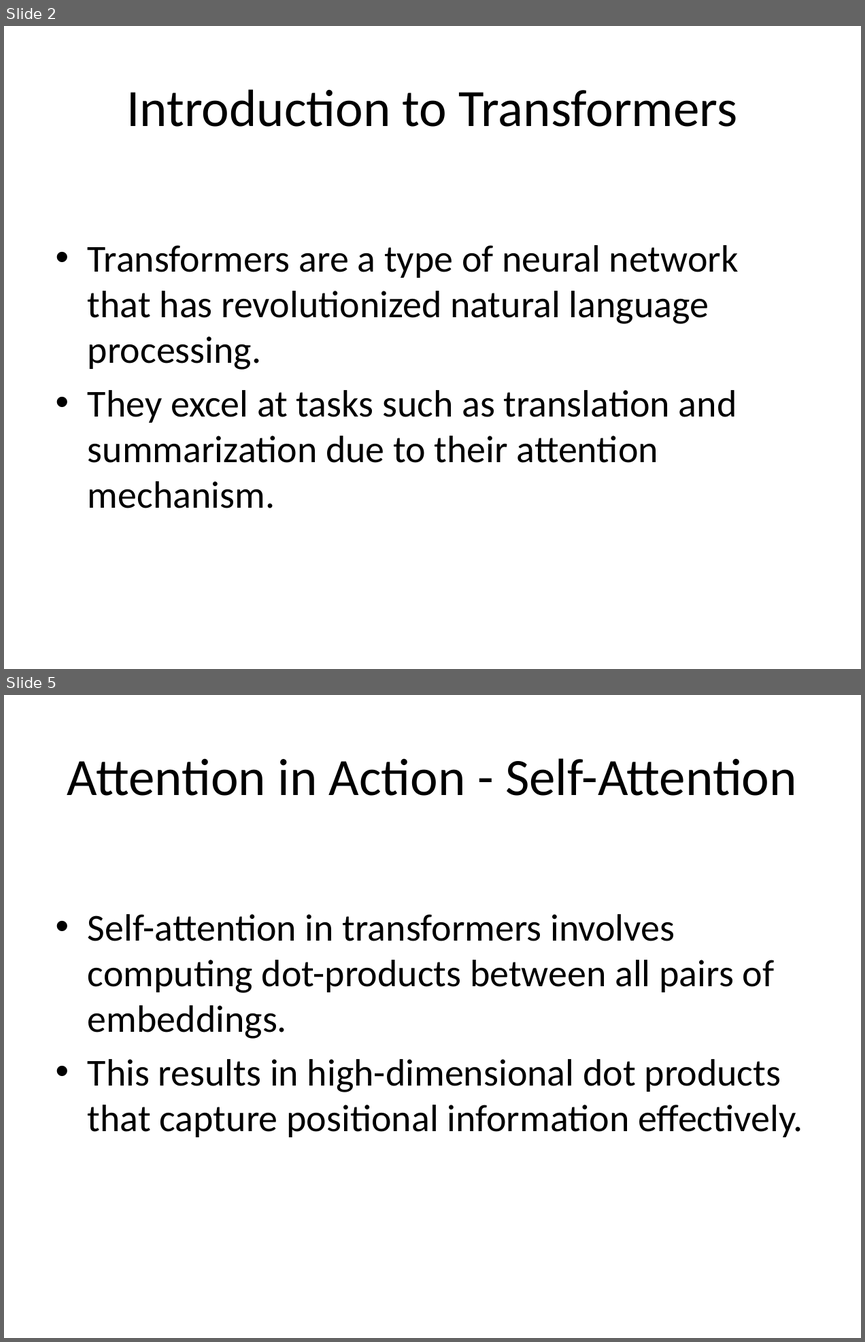
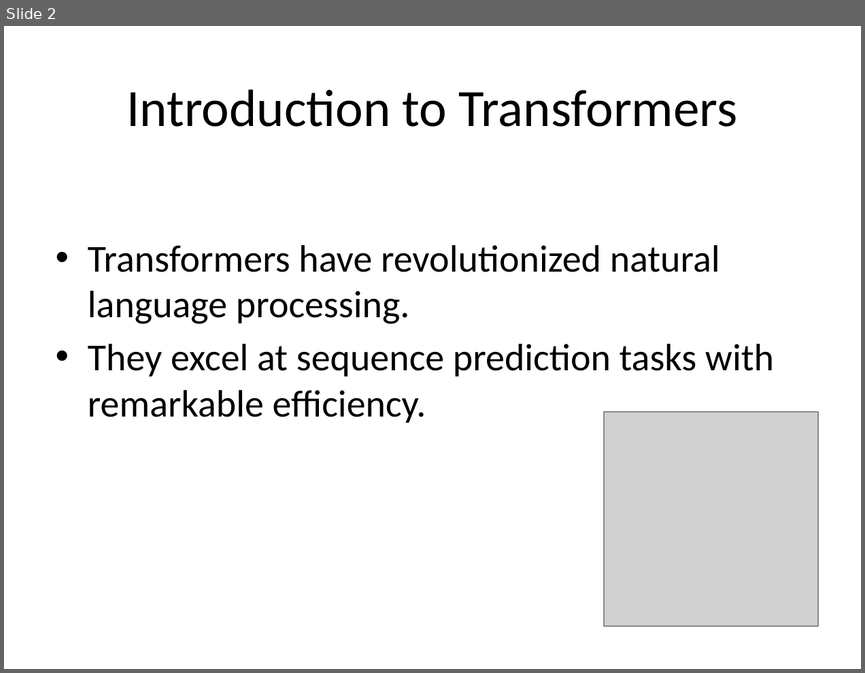
Before and after one commit to Kietnehi/AI-AGENT, a slide deck: backend/slides/presentation_generate_slide_for_explain_arc.pptx. Shown one above the other, each under a label of ours: slides 2 and 5 before the commit, slide 2 after it; the slides between them are not shown. The pictures are 865x1342 and 865x673 pixels, drawn with LibreOffice and Linux fonts; fonts in the diff are those of the drawing; grey boxes stand for pictures. Boxes give left, top, right and bottom in pixels: in the first picture for what was removed or moved away, otherwise in the second. Text is boxed around its words. In the diff, an @@ line names an element or a change of style, - is before the commit and + after.

```diff
--- a/backend/slides/presentation_generate_slide_for_explain_arc.pptx
+++ b/backend/slides/presentation_generate_slide_for_explain_arc.pptx
@@ slide 5 removed at (x1=4, y1=695, x2=861, y2=1338), background #FFFFFF @@
@@ title removed at (x1=67, y1=758, x2=797, y2=796) @@
-Attention in Action - Self-Attention
@@ text removed at (x1=88, y1=914, x2=803, y2=1137) @@
-• Self-attention in transformers involves computing dot-products between all pairs of embeddings.
-• This results in high-dimensional dot products that capture positional information effectively.
@@ slide 2 changed as well @@
@@ text at (x1=88, y1=245, x2=774, y2=422): text changed @@
-• Transformers are a type of neural network that has revolutionized natural language processing.
-• They excel at tasks such as translation and summarization due to their attention mechanism.
+• Transformers have revolutionized natural language processing.
+• They excel at sequence prediction tasks with remarkable efficiency.
@@ picture added at (x1=604, y1=412, x2=818, y2=626) @@
```
Also in this commit, not shown: 2 other slides changed, 3 slides added, 2 other slides removed, 3 other files.
